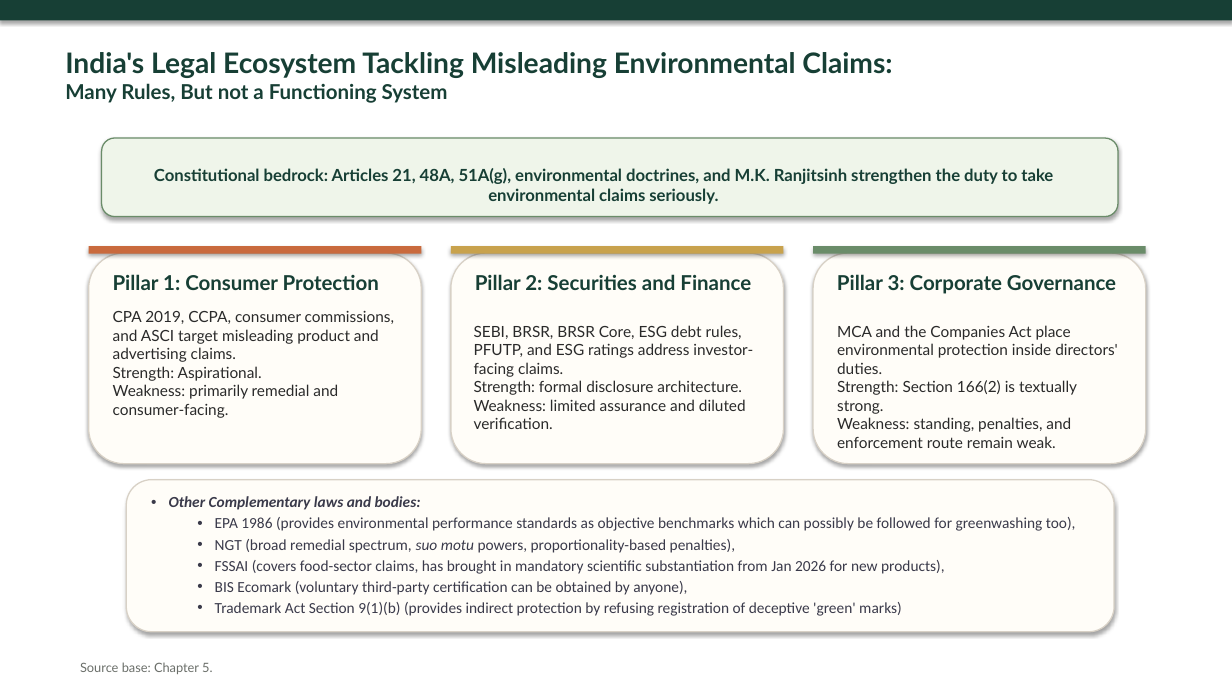
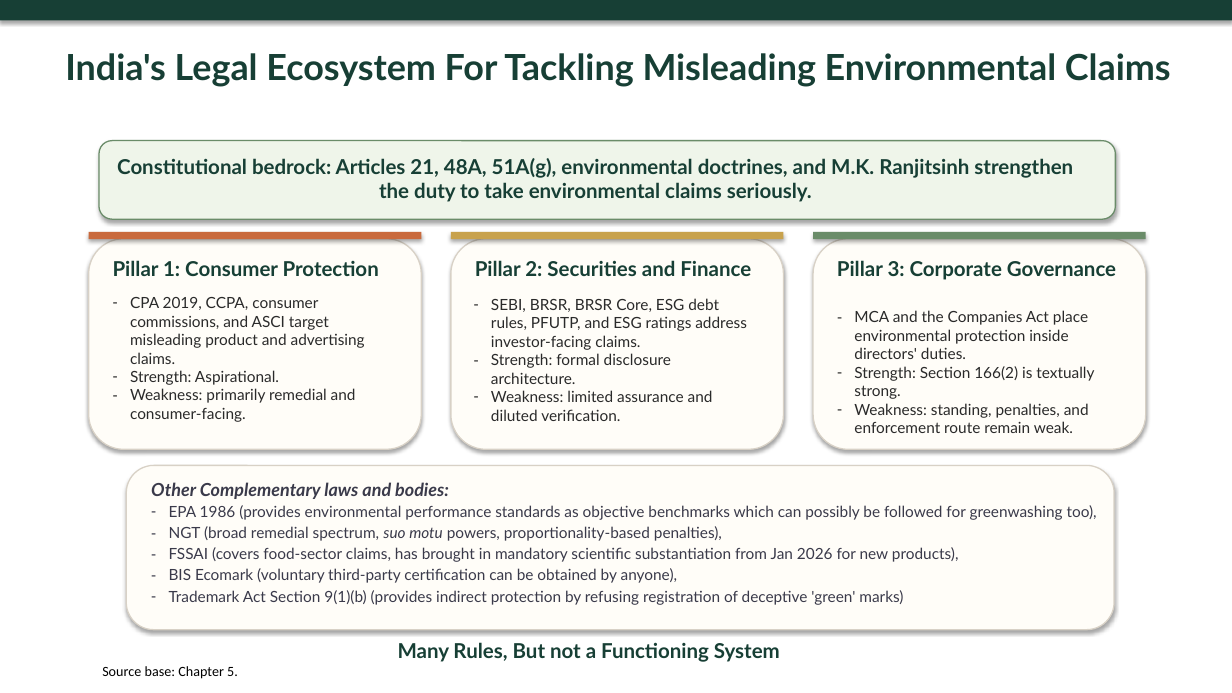
Before and after one commit to atul516/Final-VIva, a slide deck: slide 11 of Thesis Defence Presentation.pptx. Drawn at 1232x693 pixels with LibreOffice and Linux fonts; fonts in the diff are those of the drawing. Boxes give left, top, right and bottom in pixels: in the first picture for what was removed or moved away, otherwise in the second. Text is boxed around its words. In the diff, an @@ line names an element or a change of style, - is before the commit and + after.

```diff
--- a/Thesis Defence Presentation.pptx
+++ b/Thesis Defence Presentation.pptx
@@ text at (x1=65, y1=53, x2=1171, y2=87): text changed; size 22 to 28 pt @@
-India's Legal Ecosystem Tackling Misleading Environmental Claims:
-Many Rules, But not a Functioning System
+India's Legal Ecosystem For Tackling Misleading Environmental Claims
@@ text "Constitutional bedrock: Articles 21, 48A, ..." moved from (x1=154, y1=168, x2=1053, y2=204) to (x1=117, y1=158, x2=1073, y2=202) @@
@@ text "Constitutional bedrock: Articles 21, 48A, ..." at (x1=117, y1=158, x2=1073, y2=202): size 13 to 16 pt @@
@@ 3 rectangles, 3 rounded rectangles, 2 texts moved together from (x1=89, y1=246, x2=1146, y2=464) to (x1=89, y1=232, x2=1146, y2=449) @@
@@ text "Pillar 1: Consumer Protection" moved from (x1=113, y1=274, x2=379, y2=290) to (x1=113, y1=260, x2=379, y2=276) @@
@@ text "Pillar 2: Securities and Finance" moved from (x1=475, y1=274, x2=751, y2=290) to (x1=475, y1=260, x2=751, y2=276) @@
@@ text "Pillar 3: Corporate Governance" moved from (x1=837, y1=274, x2=1116, y2=294) to (x1=837, y1=260, x2=1116, y2=280) @@
@@ bullet none to - in 3 elements at (x1=854, y1=310, x2=1094, y2=433), (x1=130, y1=297, x2=365, y2=422), (x1=491, y1=298, x2=747, y2=421) @@
@@ text "SEBI, BRSR, BRSR Core, ESG ..." moved from (x1=474, y1=325, x2=753, y2=429) to (x1=491, y1=298, x2=747, y2=421) @@
@@ rounded rectangle resized from (x1=127, y1=480, x2=1115, y2=632) to (x1=127, y1=466, x2=1115, y2=630) @@
@@ text "Other Complementary laws and bodies:" moved from (x1=169, y1=496, x2=1076, y2=616) to (x1=151, y1=482, x2=1097, y2=605) @@
@@ text "Other Complementary laws and bodies:" at (x1=151, y1=482, x2=1097, y2=605): size 12 to 14 pt in "Other Complementary laws and bodies:"; font Calibri to Lato; bullet • to none; bullet • to -; list level 2 to 1 in "EPA 1986 (provides environmental performance ..."; list level 2 to 1 in "NGT (broad remedial spectrum, suo ..."; list level 2 to 1 in "FSSAI (covers food-sector claims, has ..."; list level 2 to 1 in "BIS Ecomark (voluntary third-party certification ..."; list level 2 to 1 in "Trademark Act Section 9(1)(b) (provides ..." @@
@@ text added at (x1=398, y1=642, x2=780, y2=662), 16 pt, text #173F35, bold @@
+Many Rules, But not a Functioning System
@@ text "Source base: Chapter 5." moved from (x1=80, y1=662, x2=212, y2=674) to (x1=102, y1=666, x2=238, y2=679) @@
@@ text "Source base: Chapter 5." at (x1=102, y1=666, x2=238, y2=679): size 10 to 11 pt, font Lato to Calibri, text colour #6B6F6A to #000000 @@
```
Also in this commit, not shown: 22 other slides changed.
